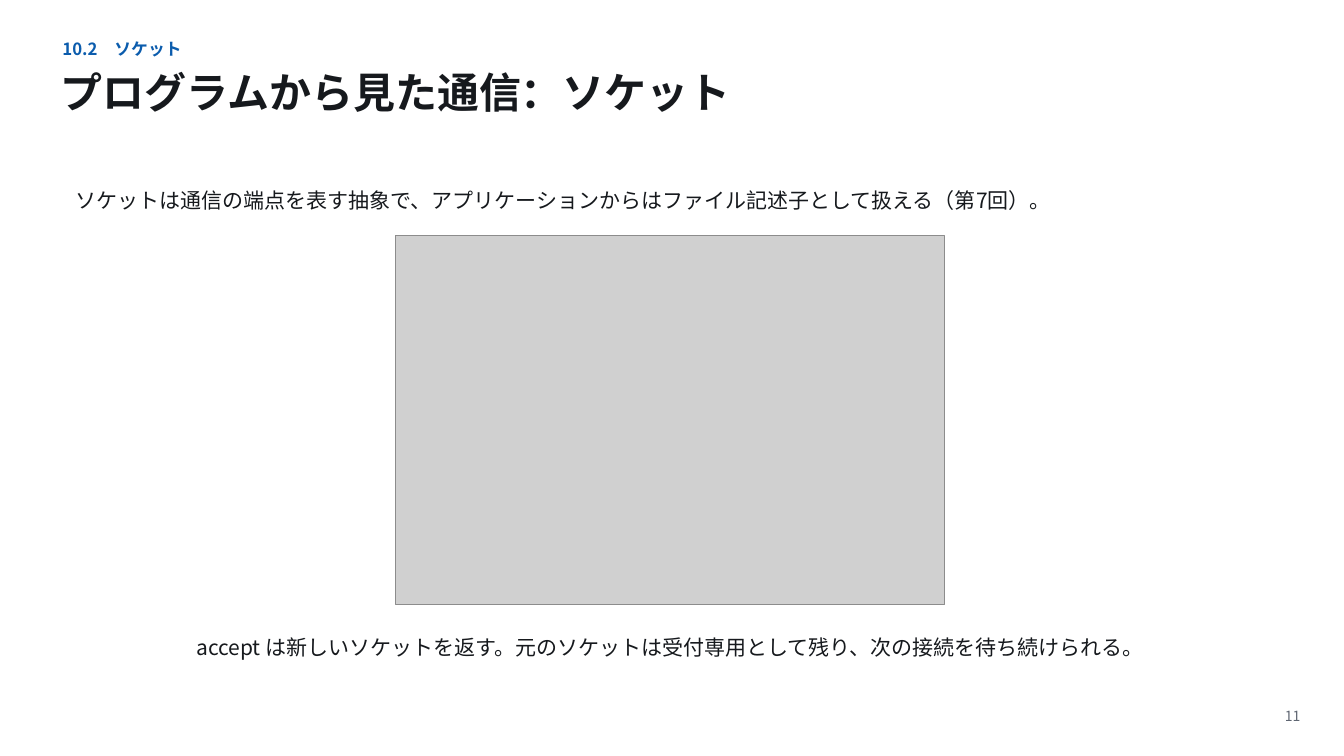
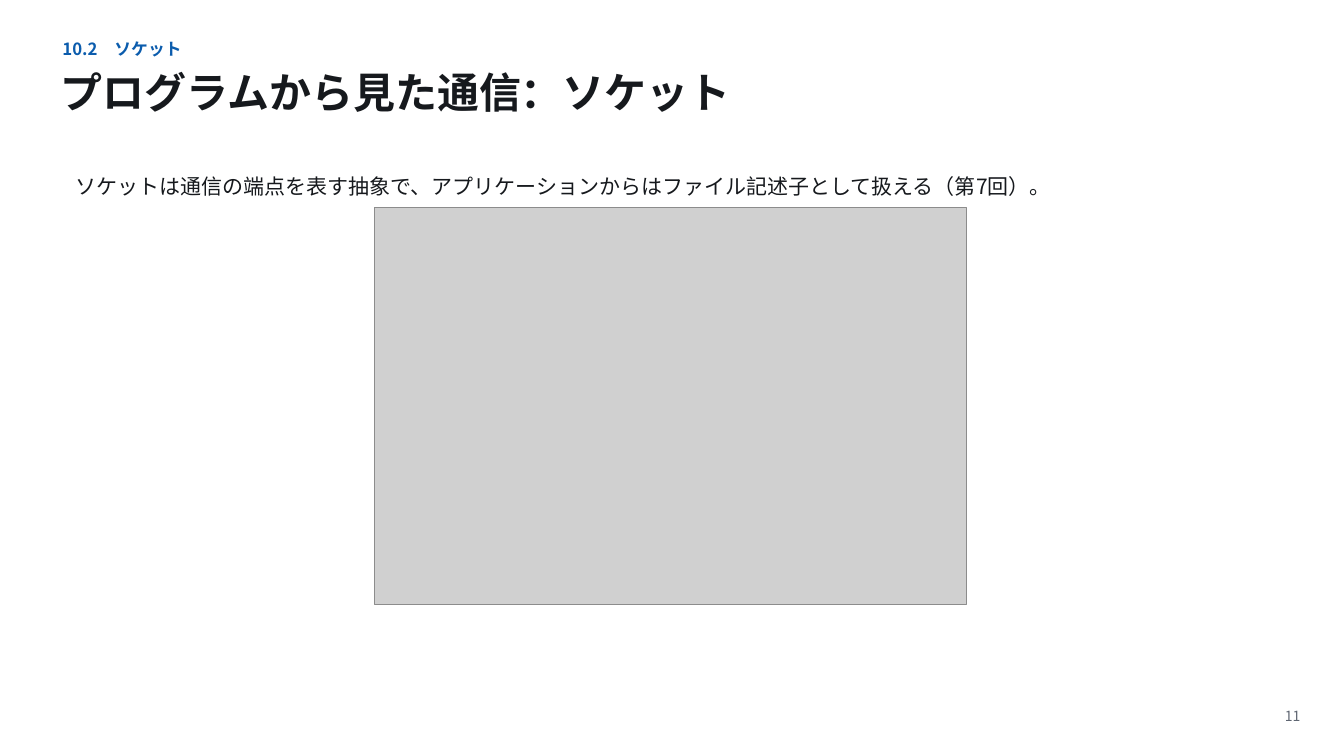
Before and after one commit to koide55/CompOutline, a slide deck: slide 11 of slides/第10回_インターネットとWeb.pptx. Drawn at 1344x756 pixels with LibreOffice and Linux fonts; fonts in the diff are those of the drawing; grey boxes stand for pictures. Boxes give left, top, right and bottom in pixels: in the first picture for what was removed or moved away, otherwise in the second. Text is boxed around its words. In the diff, an @@ line names an element or a change of style, - is before the commit and + after.

```diff
--- a/slides/第10回_インターネットとWeb.pptx
+++ b/slides/第10回_インターネットとWeb.pptx
@@ text "ソケットは通信の端点を表す抽象で、アプリケーションからはファイル記述子として扱える（第7回）。": place and size @@
-text "ソケットは通信の端点を表す抽象で、アプリケーションからはファイル記述子として扱える（第7回）。" at bbox=[76, 190, 1051, 210]
+text "ソケットは通信の端点を表す抽象で、アプリケーションからはファイル記述子として扱える（第7回）。" at bbox=[76, 176, 1051, 196]
@@ picture: place and size @@
-picture at bbox=[395, 236, 945, 605]
+picture at bbox=[375, 208, 967, 605]
@@ text removed at bbox=[197, 637, 1144, 660] @@
-accept は新しいソケットを返す。元のソケットは受付専用として残り、次の接続を待ち続けられる。
```
Also in this commit, not shown: 4 other slides changed, 23 other files.
